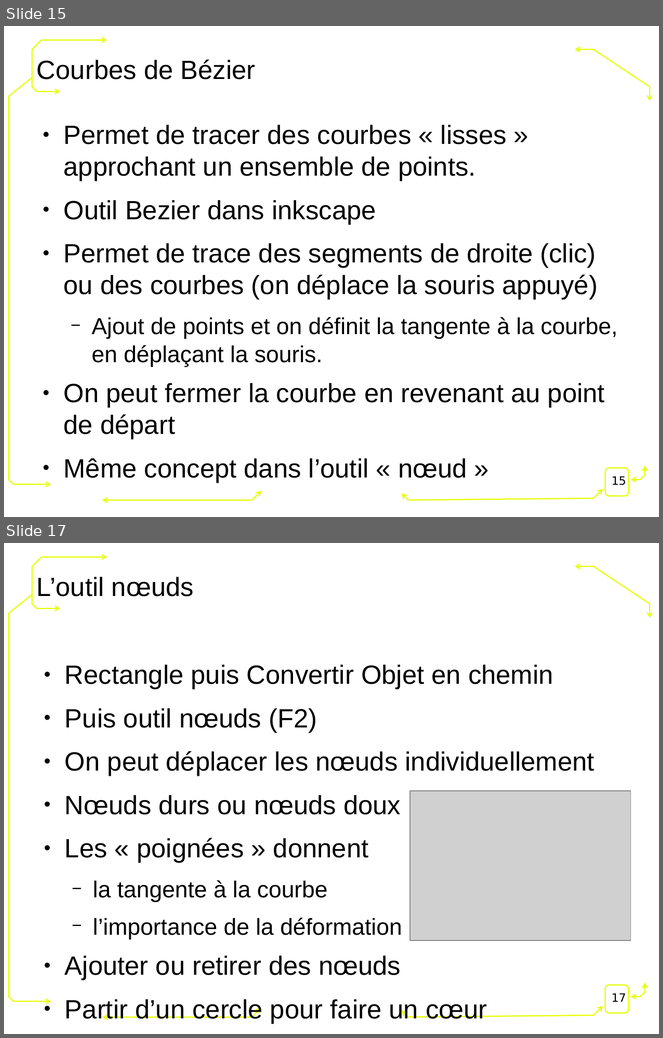
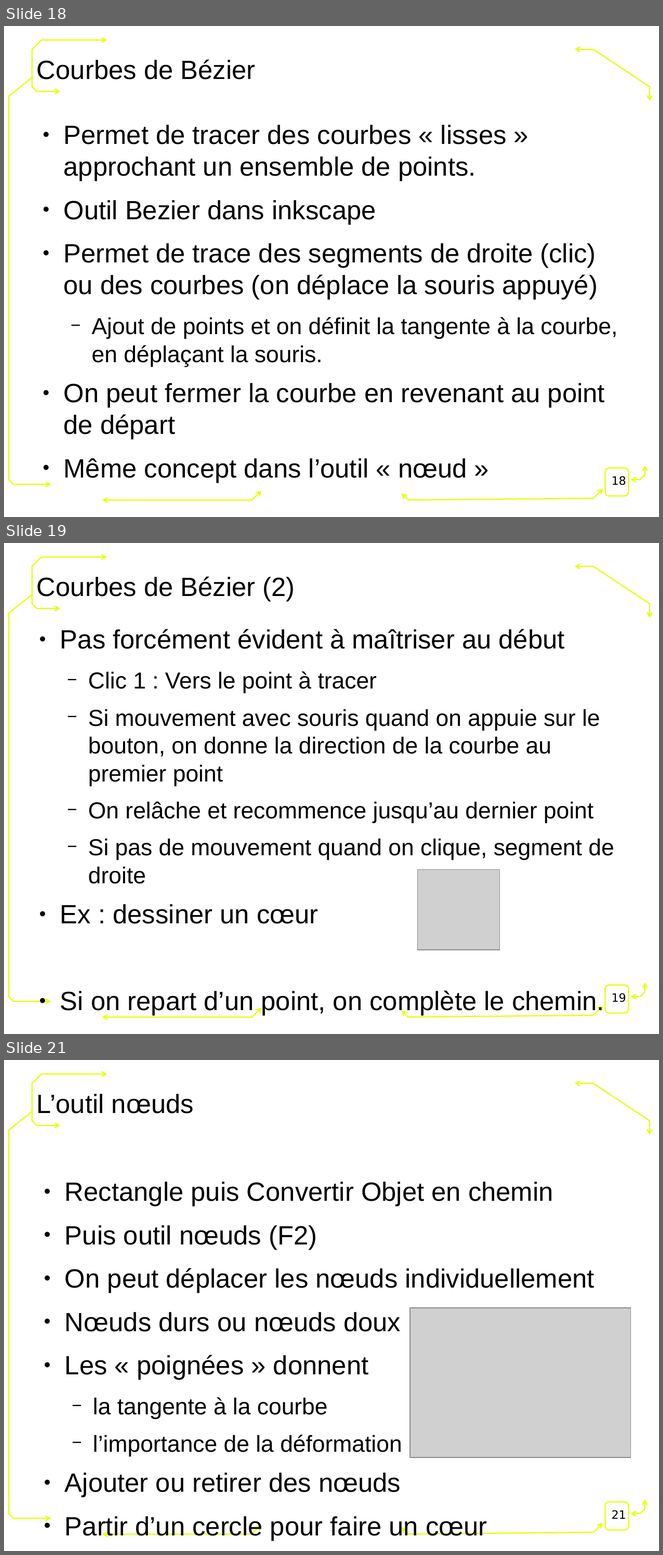
Before and after one commit to FablabLannion/Formation-Fondation-Orange, a slide deck: conception2D.odp. Shown one above the other, each under a label of ours: slides 15 and 17 before the commit, slides 18, 19 and 21 after it; the slides between them are not shown. The pictures are 663x1038 and 663x1555 pixels, drawn with LibreOffice and Linux fonts; fonts in the diff are those of the drawing; grey boxes stand for pictures; background and template pictures are left out. Boxes give left, top, right and bottom in pixels: in the first picture for what was removed or moved away, otherwise in the second. Text is boxed around its words. In the diff, an @@ line names an element or a change of style, - is before the commit and + after.

```diff
--- a/conception2D.odp
+++ b/conception2D.odp
@@ slide 19 added at (4, 543, 659, 1034), background #FFFFFF; not listed: 7 template elements that a slide beside it also shows @@
@@ title added at (37, 576, 295, 601), 32 pt, text #000000 @@
+Courbes de Bézier (2)
@@ text added at (60, 629, 614, 1016), 28 pt, text #000000 @@
+● Pas forcément évident à maîtriser au début
+  − Clic 1 : Vers le point à tracer
+  − Si mouvement avec souris quand on appuie sur le bouton, on donne la direction de la courbe au premier point
+  − On relâche et recommence jusqu’au dernier point
+  − Si pas de mouvement quand on clique, segment de droite
+● Ex : dessiner un cœur
+● Si on repart d’un point, on complète le chemin.
@@ picture added at (418, 870, 501, 950) @@
@@ page number added at (612, 993, 626, 1003), 14 pt, text #000000 @@
+19
@@ what was slide 15 is now slide 18 @@
@@ page number at (612, 476, 626, 486): text changed @@
-15
+18
@@ what was slide 17 is now slide 21 @@
@@ page number at (612, 1510, 626, 1519): text changed @@
-17
+21
```
Also in this commit, not shown: 7 slides changed, 6 other slides added, 1 slide removed, 2 other files.
